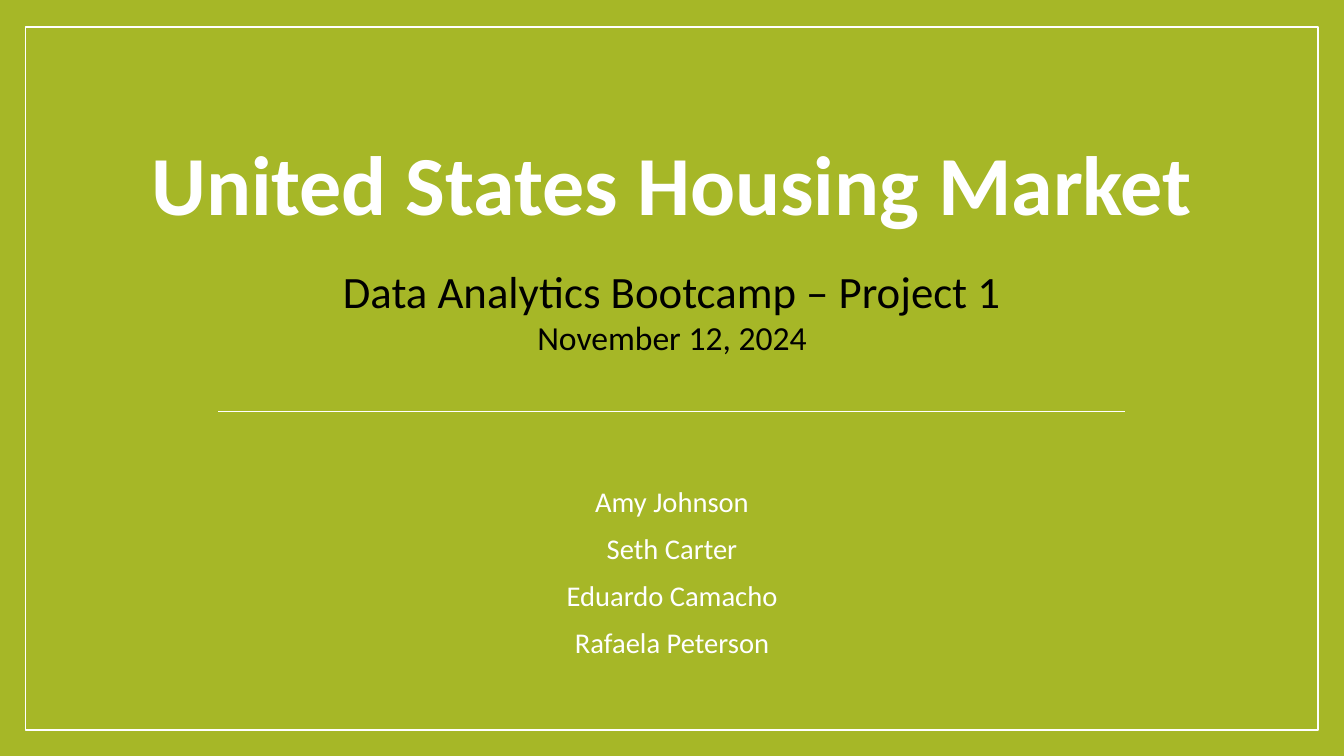
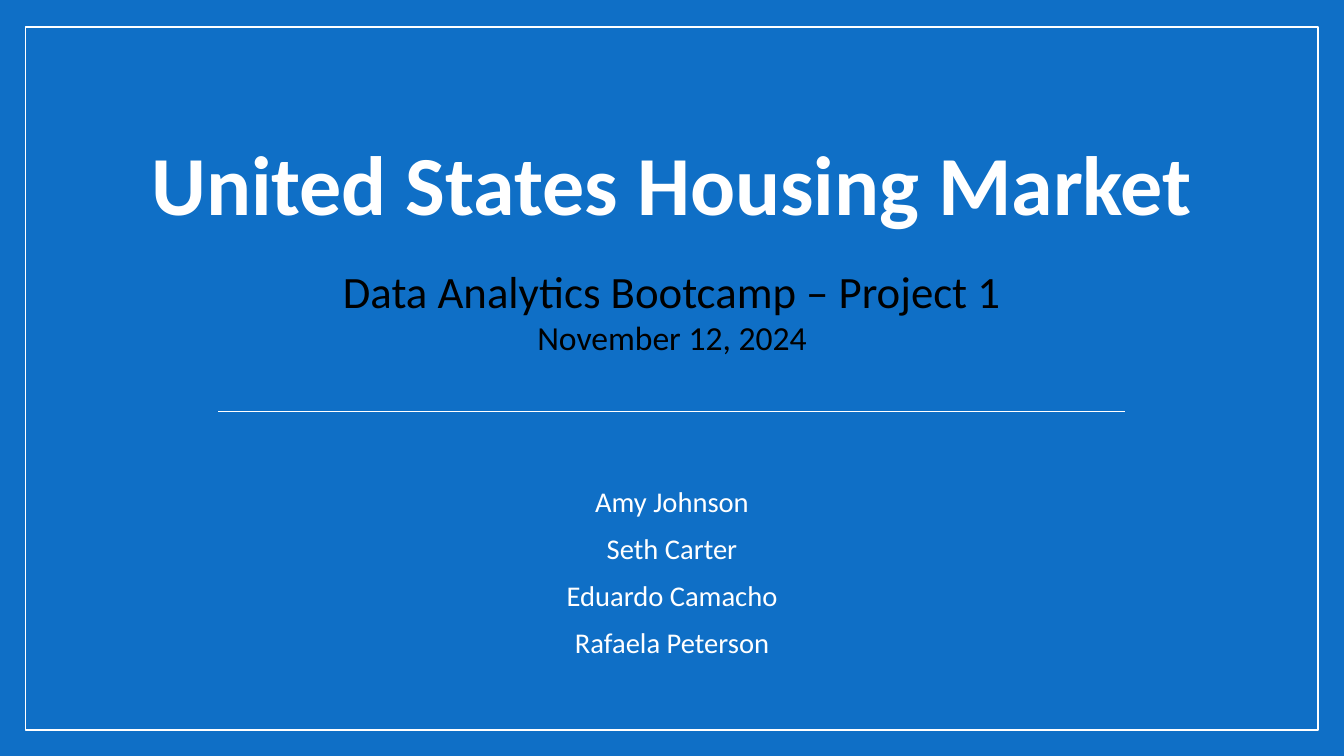
Before and after one commit to Sethdcarter/group8_data_project_1, a slide deck: slide 1 of Presentation/Project-1_Group-8_Presentation-US_Housing_Market.pptx. Drawn at 1344x756 pixels with LibreOffice and Linux fonts; fonts in the diff are those of the drawing. Boxes give left, top, right and bottom in pixels: in the first picture for what was removed or moved away, otherwise in the second. Text is boxed around its words. In the diff, an @@ line names an element or a change of style, - is before the commit and + after.

```diff
--- a/Presentation/Project-1_Group-8_Presentation-US_Housing_Market.pptx
+++ b/Presentation/Project-1_Group-8_Presentation-US_Housing_Market.pptx
@@ background #A6B727 to #0F6FC6 @@
@@ rectangle at [25, 27, 1318, 730]: fill #A6B727 to #0F6FC6 @@
```
Also in this commit, not shown: 1 other slide changed, 5 slides added, 1 other file.
